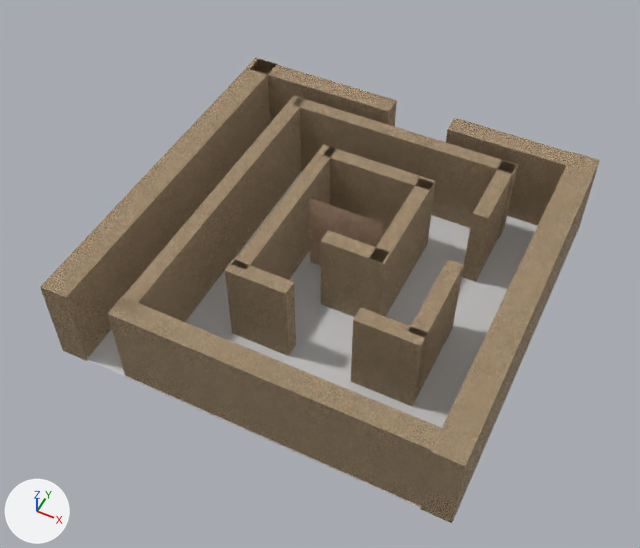
Two versions of the FBX model GameTemplate/Game/Assets/modelData/Map.fbx, one commit apart.
Camera for both pictures: a 50 mm lens placed at (41.1, -88.9, 105.0), pointed at (-0.8, -5.2, 0.3). Lighting does not change. The marker at lower left points along +X, +Y and +Z. Where no turn or scale is listed for an object, it has been applied to the vertices.

The scene before the commit, as lines of its bpy script (objects in view):
```python
ob_fence_1 = bpy.data.objects.new('Fence-1', None)
ob_fence_1.location = (-0.0924, -0.0514, 0.671)
ob_fence_1.scale = (0.254, 0.254, 0.254)
ob_fence_front001 = bpy.data.objects.new('Fence-Front001', me_mesh_003)
ob_fence_front001.parent = ob_fence_1
ob_fence_front001.location = (73.0, 117.0, -30.0)
ob_fence_front001.rotation_euler = (0.0, 3.142, 0.0)  # degrees (0, 180, 0)
ob_fence_front001.scale = (-1.0, -1.0, -1.0)
ob_fence_front006 = bpy.data.objects.new('Fence-Front006', me_mesh_015)
ob_fence_front006.location = (4.6, -4.2, -6.9)
ob_fence_side001 = bpy.data.objects.new('Fence-Side001', me_mesh_004)
ob_fence_side001.parent = ob_fence_1
ob_fence_side001.location = (119.0, -0.0000534, -30.0)
ob_fence_side001.rotation_euler = (3.142, 0.0, 0.0)  # degrees (180, 0, 0)
ob_fence_side001.scale = (-1.0, -1.0, -1.0)
ob_fence_side002 = bpy.data.objects.new('Fence-Side002', me_mesh_006)
ob_fence_side002.location = (-19.6, -2.7, -6.9)
ob_fence_side003 = bpy.data.objects.new('Fence-Side003', me_mesh_008)
ob_fence_side003.location = (19.3, 17.4, -6.9)
ob_fence_side005 = bpy.data.objects.new('Fence-Side005', me_mesh_012)
ob_fence_side005.location = (-8.9, -0.4, -6.9)
ob_ground = bpy.data.objects.new('Ground', me_mesh)
ob_ground.location = (0.8, 0.1, -6.6)
ob_plane001 = bpy.data.objects.new('Plane001', me_mesh_016)
ob_plane001.location = (0.0, 2.1, 0.7)
# also in view: 'Fence-Side006' at (8.7, 4.4, 0.7); 'Fence-Front007' at (0.5, 13.6, 0.7); 'Fence-Front005' at (0.4, 23.2, 0.7); 'Fence-Front' at (3.8, -29.8, 0.7); 'Fence-Side004' at (19.3, -8.0, 0.7)
```
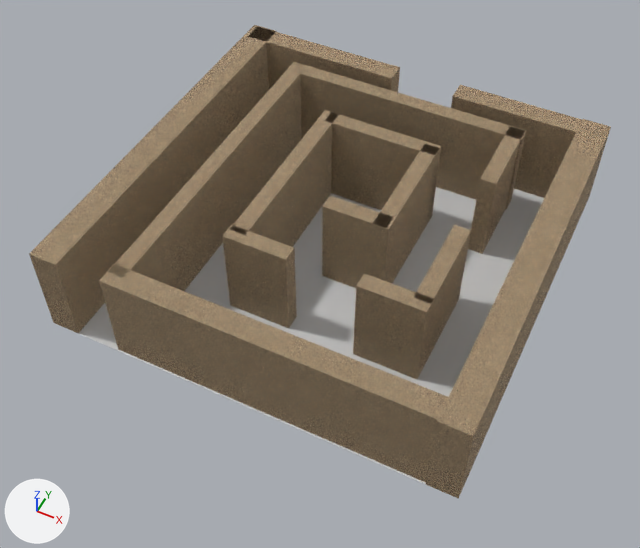
ob_fence_1 is not drawn itself; it is the parent of ob_fence_front001, ob_fence_side001.

What differs and where, as boxes (x1, y1, x2, y2) in the pictures (640 x 548 px):
'Fence-Front', moved
    before: (108, 296, 442, 508)
    after: (99, 264, 448, 482)
'Ground', moved
    before: (87, 171, 581, 521)
    after: (78, 187, 544, 484)
'Fence-Side', moved
    before: (40, 57, 278, 361)
    after: (29, 25, 277, 333)
'Fence-Side002', moved
    before: (115, 96, 306, 322)
    after: (109, 62, 304, 291)
'Fence-Side001', moved
    before: (420, 152, 600, 523)
    after: (426, 119, 611, 499)
'Fence-Front005', moved
    before: (293, 98, 518, 238)
    after: (292, 63, 527, 210)
'Fence-Front001', moved
    before: (446, 118, 584, 226)
    after: (451, 85, 595, 198)
'Fence-Side005', moved
    before: (232, 144, 336, 280)
    after: (230, 110, 337, 247)
'Fence-Front007', moved
    before: (323, 146, 435, 249)
    after: (325, 112, 441, 226)
'Fence-Front004', moved
    before: (351, 308, 428, 406)
    after: (353, 273, 434, 379)
'Fence-Front003', moved
    before: (225, 259, 296, 356)
    after: (222, 225, 297, 328)
'Fence-Front002', moved
    before: (251, 59, 397, 127)
    after: (249, 27, 400, 92)
'Fence-Side006', moved
    before: (366, 178, 434, 317)
    after: (369, 144, 440, 283)
'Fence-Front006', moved
    before: (321, 230, 389, 317)
    after: (322, 196, 393, 288)
'Fence-Side004', moved
    before: (408, 259, 464, 398)
    after: (413, 225, 471, 371)
'Fence-Side003', moved
    before: (462, 161, 517, 282)
    after: (468, 128, 523, 254)
'Plane001', deleted (brown)
    before: (309, 198, 383, 266)

The change in detail:
Object 'Fence-Front002' (ob_fence_front002) moves from (-17.9, 29.7, -6.9) to (-17.8, 29.7, 0.0).
Object 'Fence-Side002' (ob_fence_side002) moves from (-19.6, -2.7, -6.9) to (-19.5, -2.4, 0.0).
Object 'Fence-Front003' (ob_fence_front003) moves from (-5.4, -15.9, -6.9) to (-5.3, -15.6, 0.0).
Object 'Fence-Side006' (ob_fence_side006) moves from (8.7, 4.4, -6.9) to (8.8, 4.8, 0.0).
Object 'Fence-1' (ob_fence_1) moves from (-0.0924, -0.0514, 0.671) to (0.0, 0.0, 0.0).
Object 'Plane001' (ob_plane001) is deleted.
Object 'Fence-Side005' (ob_fence_side005) moves from (-8.9, -0.4, -6.9) to (-8.8, 0.0, 0.0).
Object 'Fence-Front006' (ob_fence_front006) moves from (4.6, -4.2, -6.9) to (4.6, -3.8, 0.0).
Object 'Ground' (ob_ground) moves from (0.8, 0.1, -6.6) to (0.0, 0.0, 0.0).
Object 'Fence-Side' (ob_fence_side) moves from (-30.3, -0.1, -6.9) to (-30.2, 0.0, 0.0).
Object 'Fence-Front001' (ob_fence_front001) moves from (73.0, 117.0, -30.0) to (73.0, 117.0, 0.0).
Object 'Fence-Front005' (ob_fence_front005) moves from (0.4, 23.2, -6.9) to (0.5, 23.6, 0.0).
Object 'Fence-Front' (ob_fence_front) moves from (3.8, -29.8, -6.9) to (3.9, -29.7, 0.0).
Object 'Fence-Side001' (ob_fence_side001) moves from (119.0, -0.0000534, -30.0) to (119.0, -0.0000534, 0.0).
Object 'Fence-Side003' (ob_fence_side003) moves from (19.3, 17.4, -6.9) to (19.3, 17.7, 0.0).
Object 'Fence-Front004' (ob_fence_front004) moves from (15.5, -15.9, -6.9) to (15.5, -15.6, 0.0).
Object 'Fence-Side004' (ob_fence_side004) moves from (19.3, -8.0, -6.9) to (19.3, -7.7, 0.0).
Object 'Fence-Front007' (ob_fence_front007) moves from (0.5, 13.6, -6.9) to (0.6, 14.0, 0.0).
